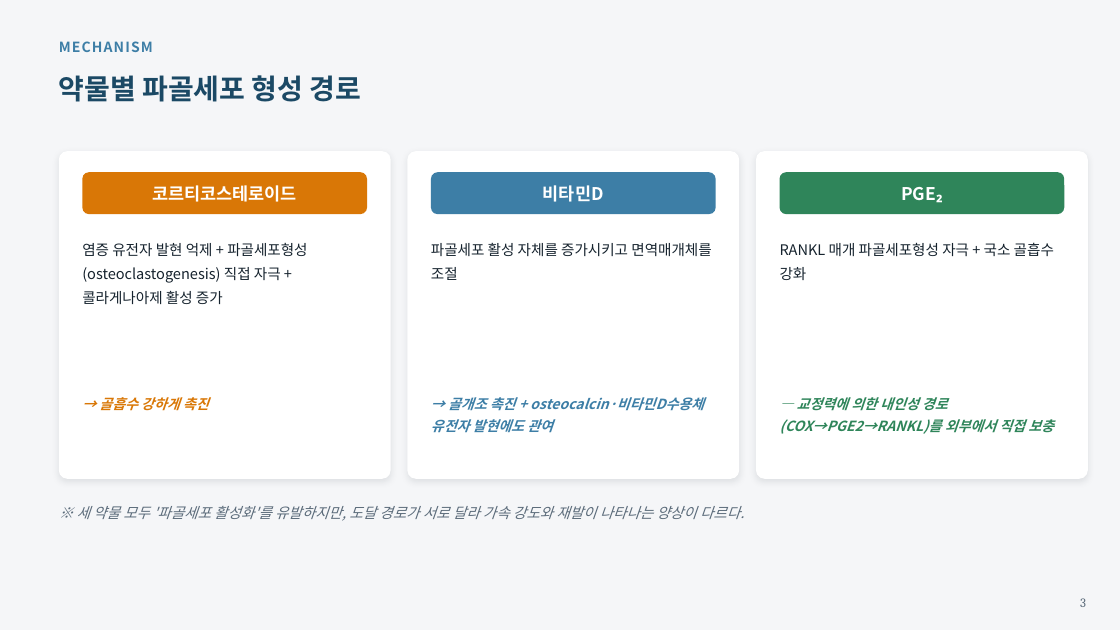
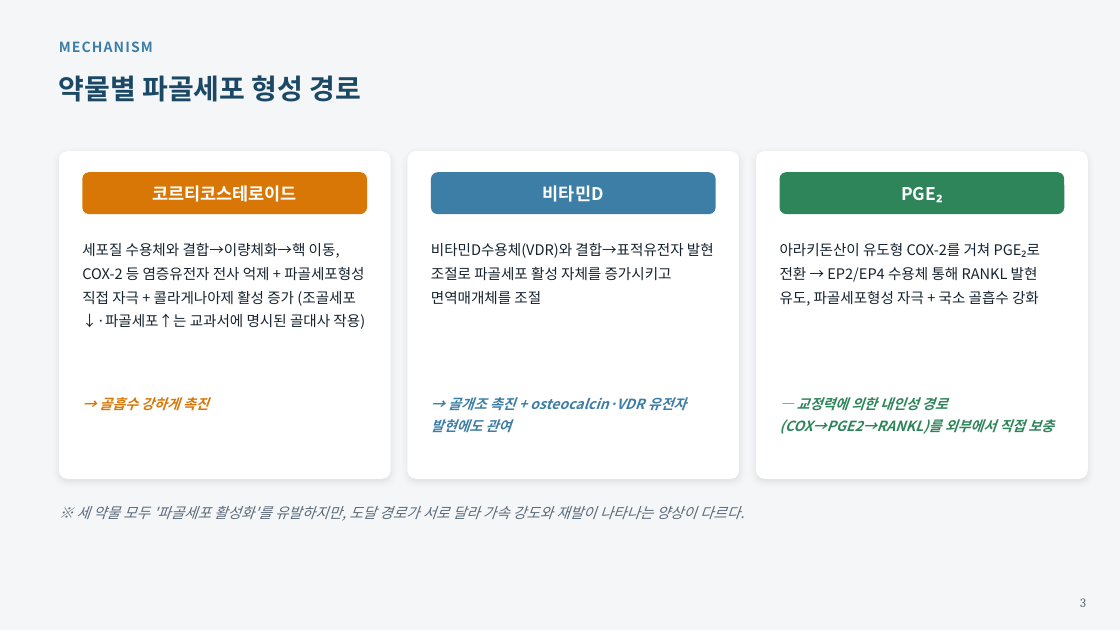
Before and after one commit to yojokem/-, a slide deck: slide 3 of 치과약리학실험2-논문발표/치과약리학실험2_논문발표.pptx. Drawn at 1120x630 pixels with LibreOffice and Linux fonts; fonts in the diff are those of the drawing. Boxes give left, top, right and bottom in pixels: in the first picture for what was removed or moved away, otherwise in the second. Text is boxed around its words. In the diff, an @@ line names an element or a change of style, - is before the commit and + after.

```diff
--- a/치과약리학실험2-논문발표/치과약리학실험2_논문발표.pptx
+++ b/치과약리학실험2-논문발표/치과약리학실험2_논문발표.pptx
@@ text at <box>82,242,365,329</box>: text changed @@
-염증 유전자 발현 억제 + 파골세포형성(osteoclastogenesis) 직접 자극 + 콜라게나아제 활성 증가
+세포질 수용체와 결합→이량체화→핵 이동, COX-2 등 염증유전자 전사 억제 + 파골세포형성 직접 자극 + 콜라게나아제 활성 증가 (조골세포↓·파골세포↑는 교과서에 명시된 골대사 작용)
@@ text at <box>431,242,714,304</box>: text changed @@
-파골세포 활성 자체를 증가시키고 면역매개체를 조절
+비타민D수용체(VDR)와 결합→표적유전자 발현 조절로 파골세포 활성 자체를 증가시키고 면역매개체를 조절
@@ text at <box>780,243,1040,306</box>: text changed @@
-RANKL 매개 파골세포형성 자극 + 국소 골흡수 강화
+아라키돈산이 유도형 COX-2를 거쳐 PGE₂로 전환 → EP2/EP4 수용체 통해 RANKL 발현 유도, 파골세포형성 자극 + 국소 골흡수 강화
@@ text at <box>431,397,687,433</box>: text changed @@
-→ 골개조 촉진 + osteocalcin·비타민D수용체 유전자 발현에도 관여
+→ 골개조 촉진 + osteocalcin·VDR 유전자 발현에도 관여
```
Also in this commit, not shown: 1 other slide changed, 2 other files.
